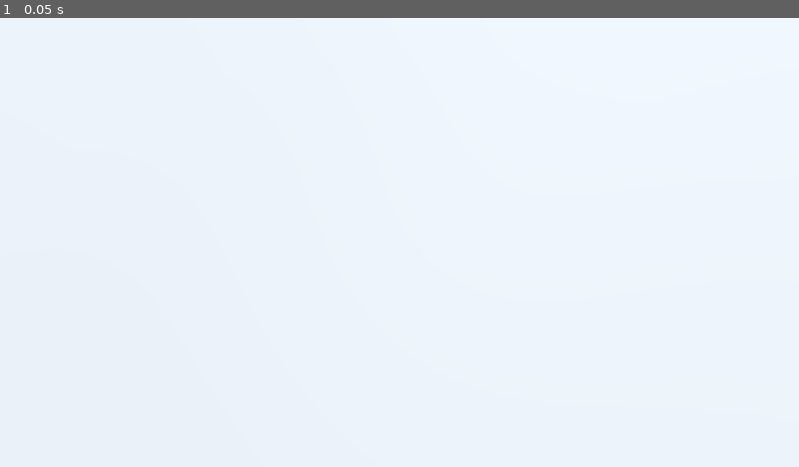
Above: before the commit, frame 1.
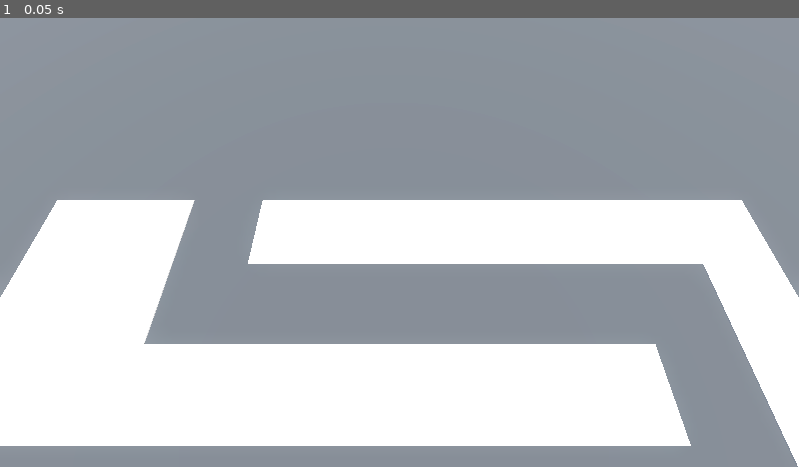
Above: after the commit, the same moment.

Repository: ericvennemeyer/BarbarianBlaster
Game: Godot game, scene res://base_level.tscn
Two runs of this game, one before a commit and one after it. Both use one fixed random seed, a clock stepped at 60 frames per second and the inputs below. The project has no main scene, so this scene is started directly.
Inputs:
- Up to frame 1 (0.05 s): no input

The runs differ from the first frame. In frame 1, 63% of the frame differs, in the area x 0-100%, y 0-100%.

Commit message:
3.4 -- Using the Gridmap

Diff:
--- a/base_level.tscn
+++ b/base_level.tscn
@@ -15,6 +15,9 @@
 tonemap_mode = 2
 glow_enabled = true
 
+[sub_resource type="StandardMaterial3D" id="StandardMaterial3D_bo3yr"]
+albedo_color = Color(0.266667, 0.266667, 0.266667, 1)
+
 [node name="BaseLevel" type="Node3D"]
 
 [node name="WorldEnvironment" type="WorldEnvironment" parent="."]
@@ -27,9 +30,15 @@
 [node name="CSGBox3D" type="CSGBox3D" parent="."]
 transform = Transform3D(1, 0, 0, 0, 1, 0, 0, 0, 1, 0, -1, 0)
 size = Vector3(100, 2, 100)
+material = SubResource("StandardMaterial3D_bo3yr")
 
 [node name="Camera3D" type="Camera3D" parent="."]
 transform = Transform3D(1, 0, 0, 0, 0.422618, 0.906308, 0, -0.906308, 0.422618, 0, 14.5, 9.5)
 
 [node name="GridMap" type="GridMap" parent="."]
 mesh_library = ExtResource("1_bo3yr")
+cell_size = Vector3(4, 4, 4)
+cell_center_y = false
+data = {
+"cells": PackedInt32Array(65535, 0, 0, 65535, 2, 0, 65535, 4, 0, 65531, 1, 0, 4, 1, 0, 65532, 2, 0, 65531, 2, 0, 65533, 4, 0, 65534, 4, 0, 0, 4, 0, 1, 4, 0, 2, 4, 0, 3, 4, 0, 4, 4, 0, 65531, 0, 0, 65534, 0, 0, 0, 0, 0, 1, 0, 0, 2, 0, 0, 3, 0, 0, 4, 0, 0, 4, 2, 0, 4, 3, 0, 65531, 4, 0, 65532, 4, 0, 65533, 2, 0, 65534, 2, 0, 0, 2, 0, 1, 2, 0, 2, 2, 0, 65532, 0, 0, 65532, 1, 0)
+}
Not shown: 1 places in base_level.tscn that only renumber resources
